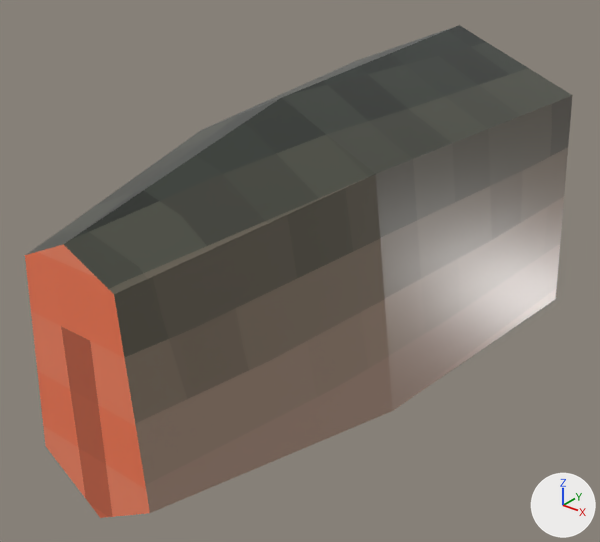
The glTF model Assets/3D/Fish/Salmon Steak.gltf: old version first, new version second.
One viewpoint serves both versions: a camera (50 mm lens) standing at (0.411, -0.595, 0.323) and looking at (-0.002, -0.079, 0.003). Arrows for +X, +Y and +Z are at lower right; the lights stay in place. The picture after the commit comes second.

In view in the first picture: 'Salmon Steak'.
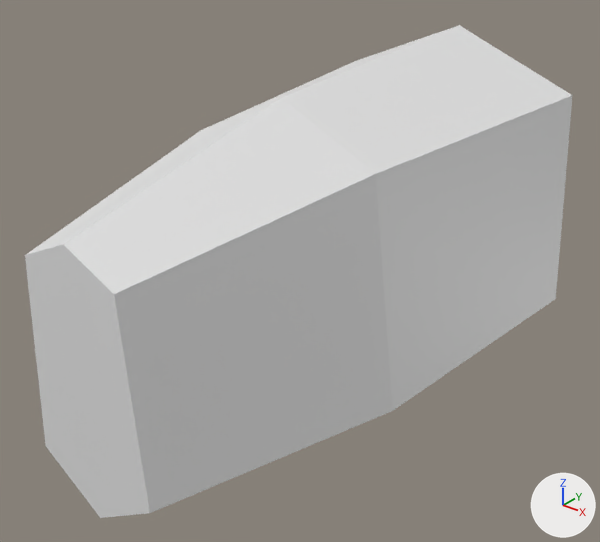
Pixel boxes (x1, y1, x2, y2) of what changed, in the pictures (600 x 542 px):
'Salmon Steak', recoloured (lighter)
    both: (25, 25, 573, 518)

The change in detail:
me_salmon_steak_mesh has 18 vertices, 32 faces and spans x -0.138..0.138, y -0.317..0.174, z -0.159..0.181.
me_salmon_steak_mesh no longer uses material mat_fish_material (picture img_fish_texture).
